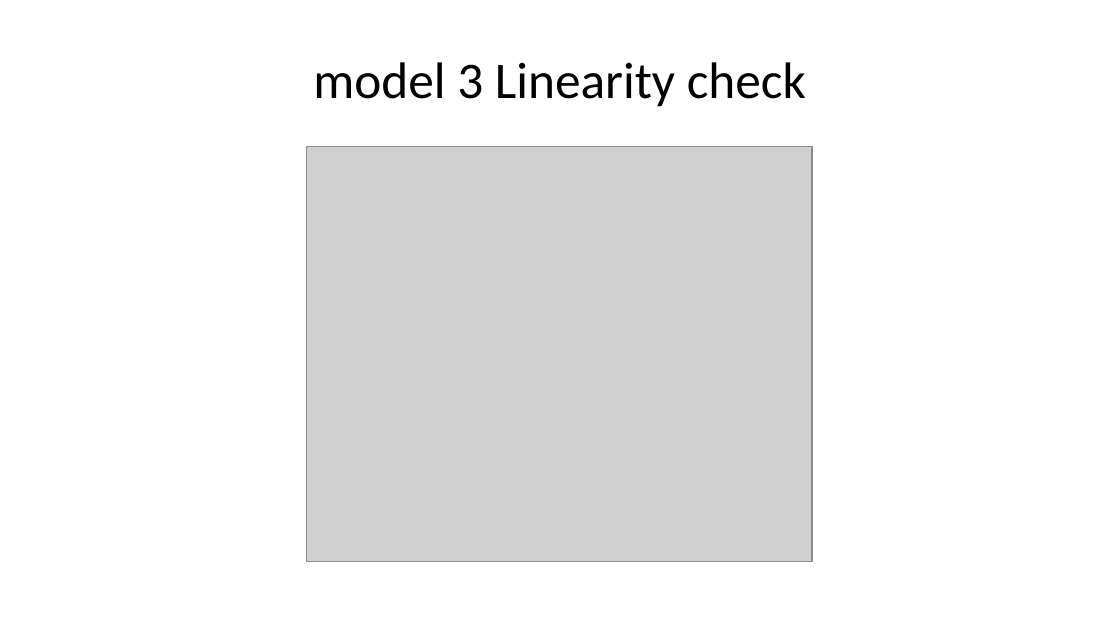
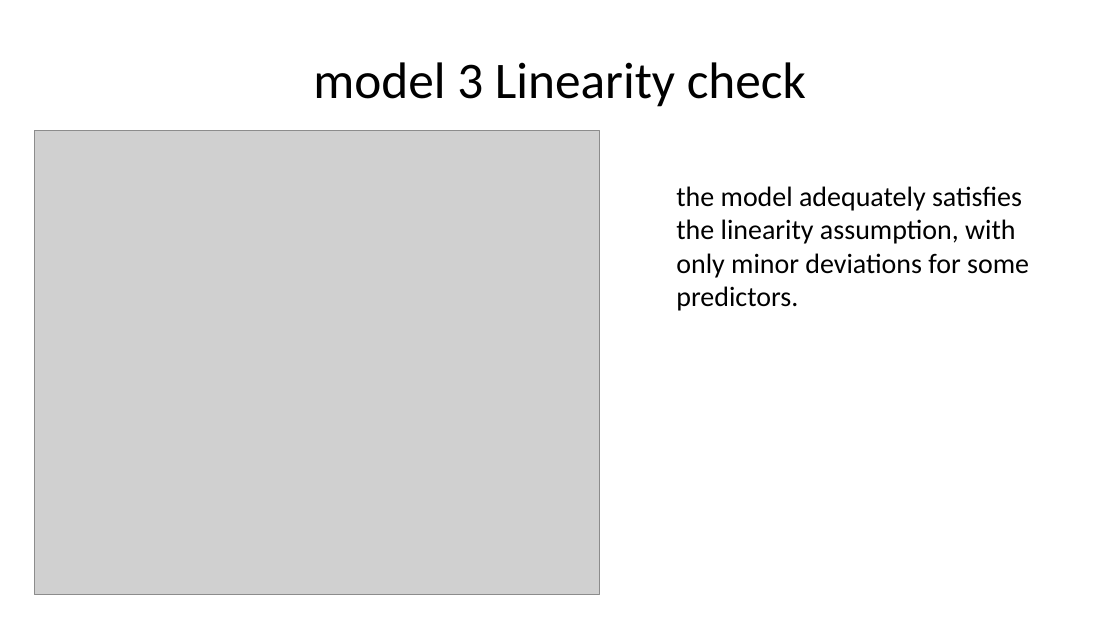
Before and after one commit to Yolanda101/quarto-slides, a slide deck: slide 6 of hello (3).pptx (slide 7 before the commit). Drawn at 1120x630 pixels with LibreOffice and Linux fonts; fonts in the diff are those of the drawing; grey boxes stand for pictures. Boxes give left, top, right and bottom in pixels: in the first picture for what was removed or moved away, otherwise in the second. Text is boxed around its words. In the diff, an @@ line names an element or a change of style, - is before the commit and + after.

```diff
--- a/hello (3).pptx
+++ b/hello (3).pptx
@@ picture: place and size @@
-picture at bbox=[307, 147, 812, 562]
+picture at bbox=[34, 130, 599, 595]
@@ text added at bbox=[676, 186, 1029, 311], 18 pt, text #000000 @@
+the model adequately satisfies the linearity assumption, with only minor deviations for some predictors.
```
Also in this commit, not shown: 3 other slides changed, 1 slide added, 5 slides removed.
